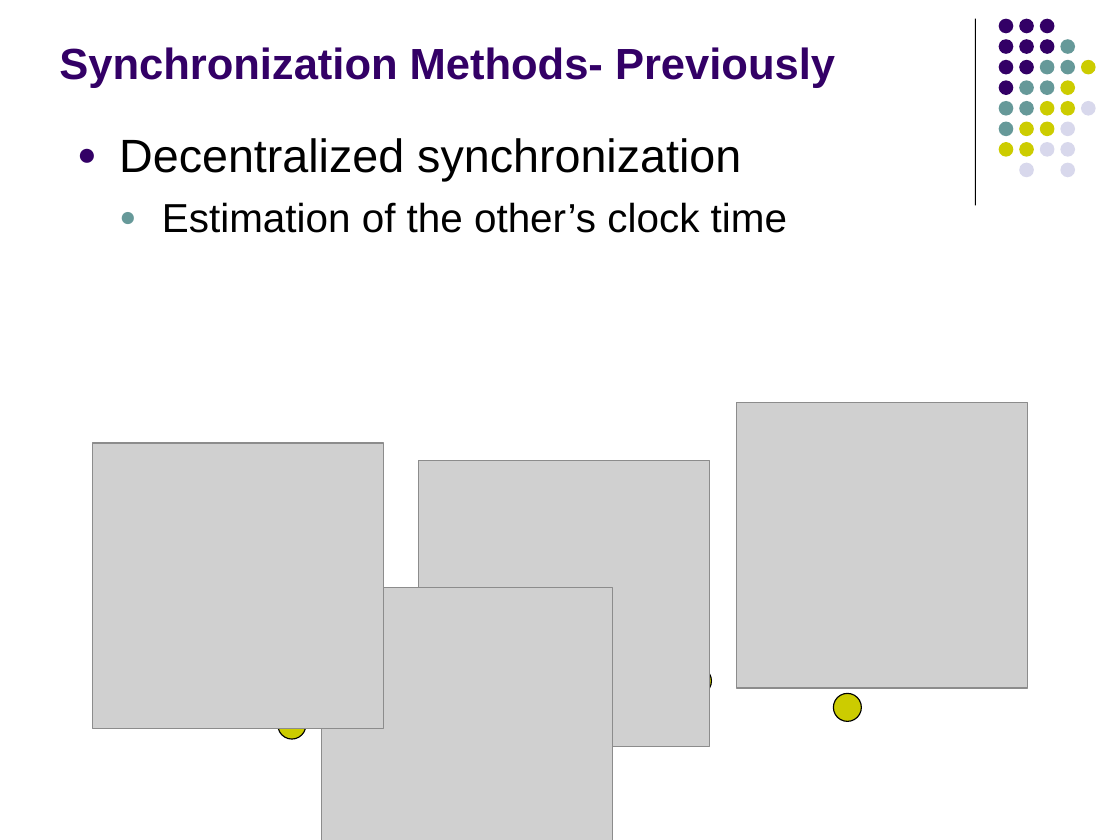
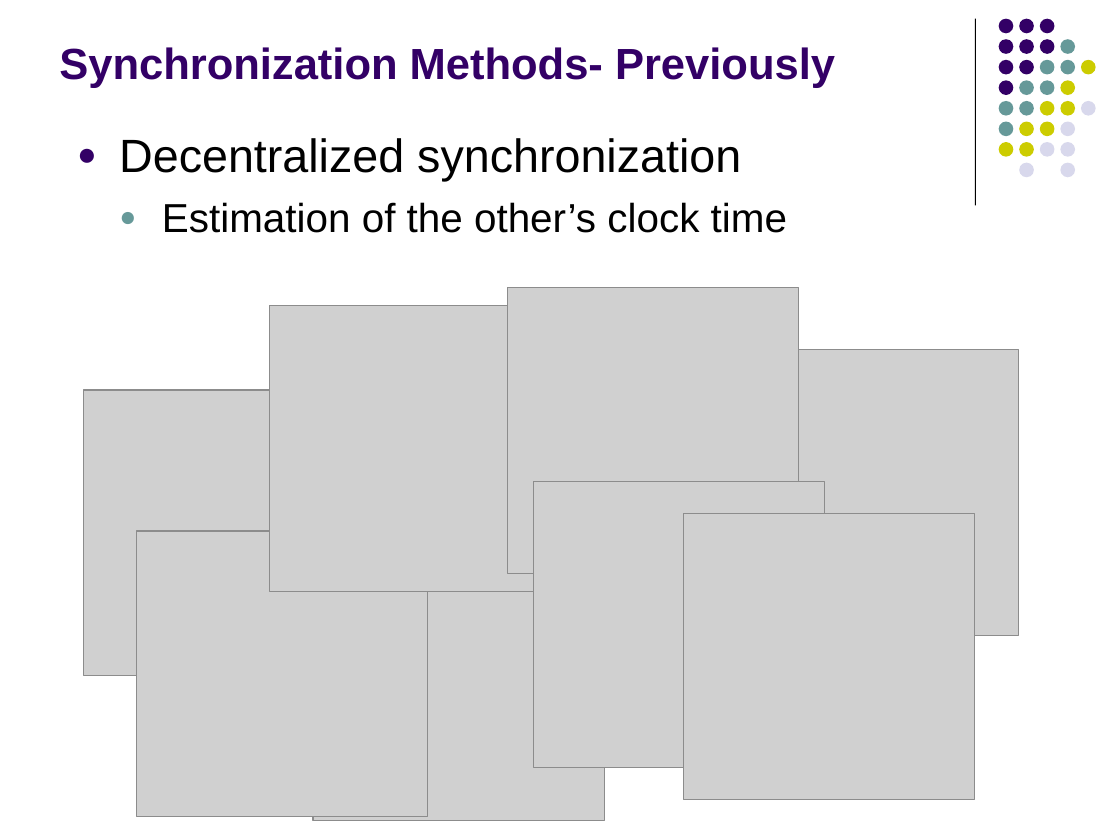
Before and after one commit to fasalex/symposium, a slide deck: slide 10 of Presentation.ppt. Drawn at 1120x840 pixels with LibreOffice and Linux fonts; fonts in the diff are those of the drawing; grey boxes stand for pictures. Boxes give left, top, right and bottom in pixels: in the first picture for what was removed or moved away, otherwise in the second. Text is boxed around its words. In the diff, an @@ line names an element or a change of style, - is before the commit and + after.

```diff
--- a/Presentation.ppt
+++ b/Presentation.ppt
@@ picture added at [507, 288, 799, 573] @@
@@ picture added at [269, 306, 560, 591] @@
@@ picture: place and size @@
-picture at [736, 402, 1027, 688]
+picture at [728, 349, 1019, 635]
@@ picture: place and size @@
-picture at [93, 442, 384, 728]
+picture at [84, 390, 375, 675]
@@ picture: place and size @@
-picture at [419, 460, 710, 746]
+picture at [410, 408, 701, 693]
@@ ellipse removed at [419, 491, 447, 519] @@
@@ picture added at [533, 482, 824, 767] @@
@@ picture added at [137, 531, 428, 816] @@
@@ picture: place and size @@
-picture at [321, 588, 613, 840]
+picture at [314, 534, 605, 820]
@@ picture added at [683, 514, 974, 800] @@
@@ ellipse removed at [683, 666, 711, 694] @@
@@ ellipse removed at [278, 711, 306, 739] @@
@@ ellipse removed at [833, 693, 861, 721] @@
```
Also in this commit, not shown: 28 other slides changed, 30 other files.
